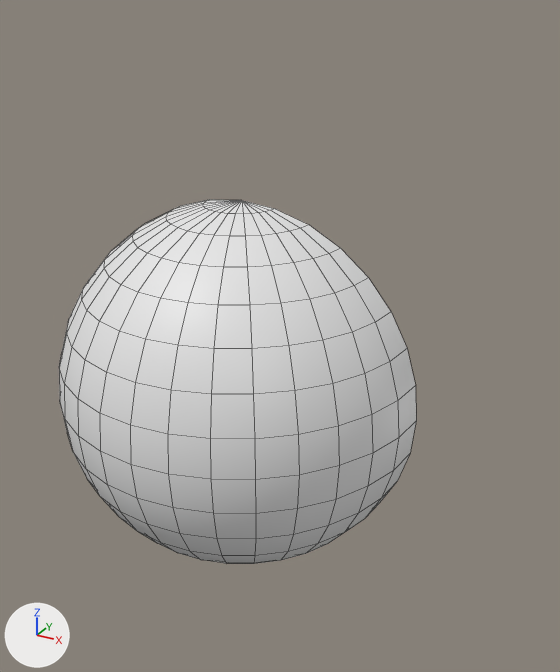
One commit to the FBX model FunkyVirtualParty_Unity/Assets/Models/Face.fbx: the scene before it, then after it.
Camera for both pictures: a 50 mm camera at (2.04, -3.3, 1.95) aimed at (0.37, -0.27, 0.43). Lighting does not change. The marker at lower left points along +X, +Y and +Z. The older version comes first. Mesh edges are drawn as thin lines. Where no turn or scale is listed for an object, it has been applied to the vertices.

The first picture shows 'Face'.
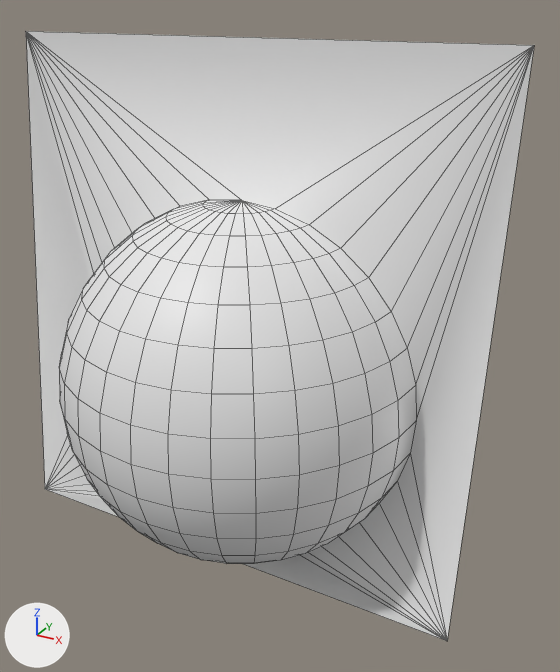
Commit message: Allowing clients to draw outside of face

Patch to the scene script:
```diff
--- a/FunkyVirtualParty_Unity/Assets/Models/Face.fbx.py
+++ b/FunkyVirtualParty_Unity/Assets/Models/Face.fbx.py
@@ me_face @@
 # used by ob_face; location = (0.0, 0.0, 0.0)
-me_face.from_pydata(...)  # 257 vertices, 256 faces; spans x -1.0..1.0, y -1.0..0.0, z -1.0..1.0
+me_face.from_pydata(...)  # 261 vertices, 288 faces; spans x -1.35..1.35, y -1.0..0.0, z -1.0..1.77
+# me_face part 1
+# 4 vertices are added at (-1.35, 0.0, 1.77), (1.35, 0.0, 1.77), (1.35, -0.32, -1.0), (-1.35, -0.32, -1.0)
+# 32 new faces join them
```

Changed parts and their boxes (x1, y1, x2, y2) in the pictures (560 x 672 px):
'Face', reshaped (42% wider, 67% taller)
    before: (59, 200, 416, 564)
    after: (26, 31, 534, 641)
part 1 of me_face, added
    after: (26, 31, 534, 641)
